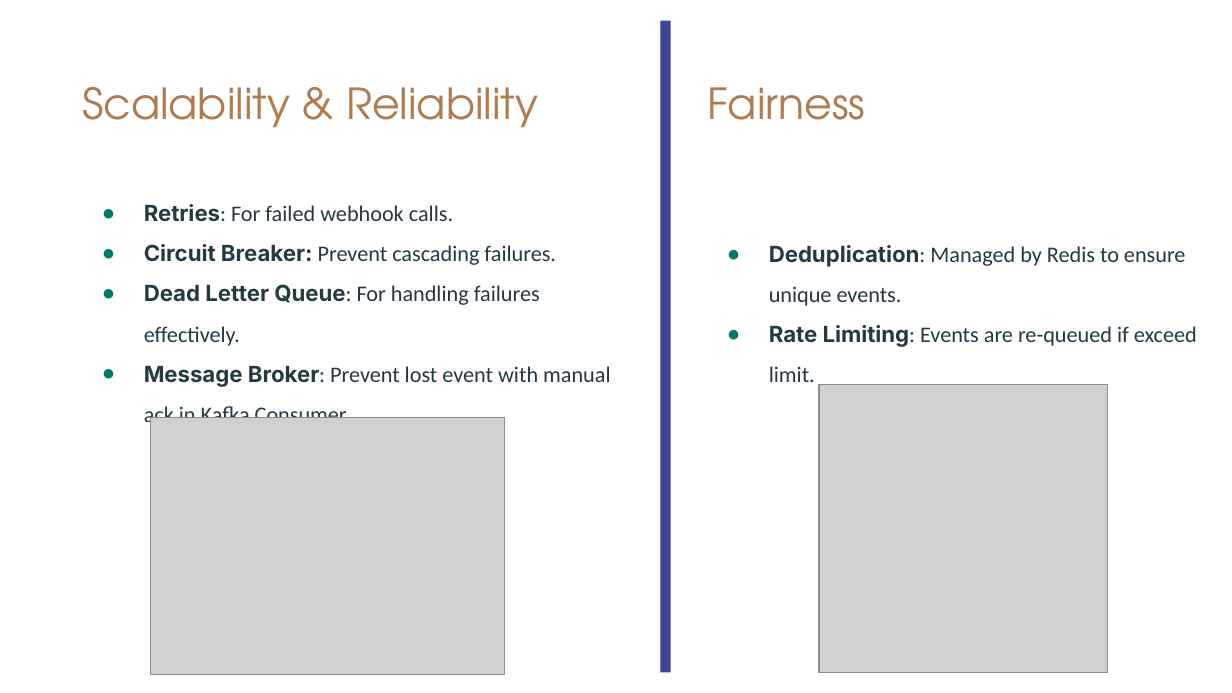
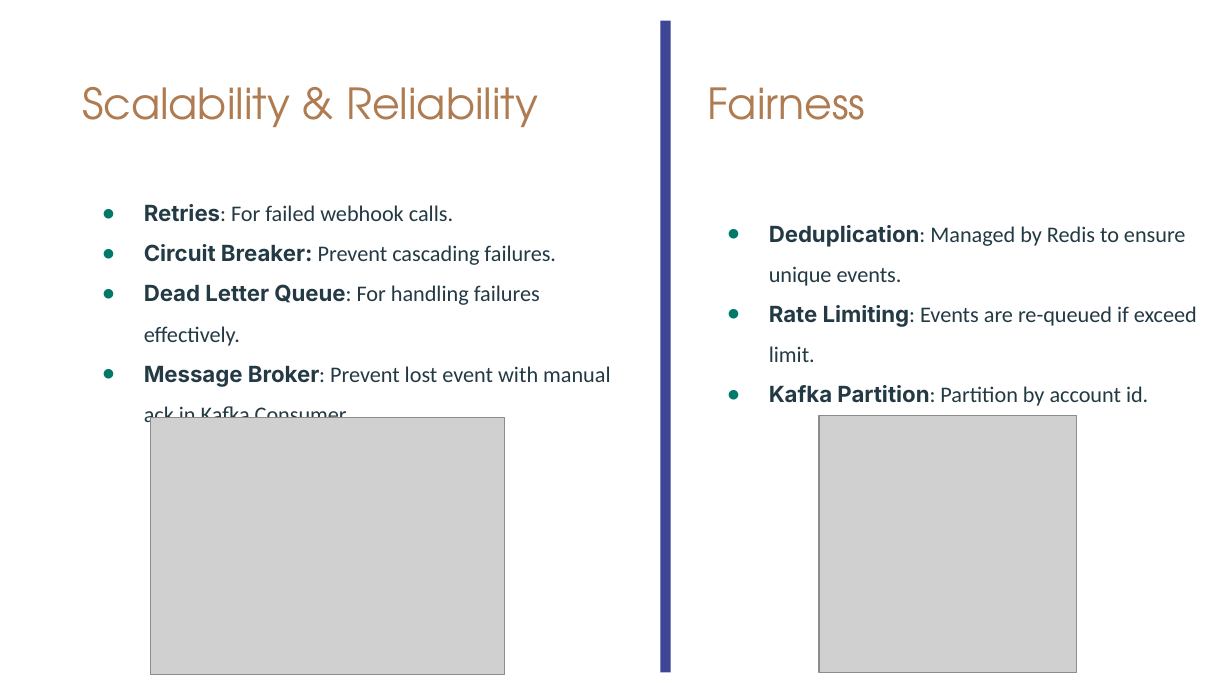
Before and after one commit to long-lehoang/event-processing-fairness, a slide deck: slide 5 of docs/Webhook Notifier Event Processing Solution.pptx. Drawn at 1232x693 pixels with LibreOffice and Linux fonts; fonts in the diff are those of the drawing; grey boxes stand for pictures. Boxes give left, top, right and bottom in pixels: in the first picture for what was removed or moved away, otherwise in the second. Text is boxed around its words. In the diff, an @@ line names an element or a change of style, - is before the commit and + after.

Commit message:
config kafka partition by account_id

```diff
--- a/docs/Webhook Notifier Event Processing Solution.pptx
+++ b/docs/Webhook Notifier Event Processing Solution.pptx
@@ text "Deduplication: Managed by Redis to ...": place and size @@
-text "Deduplication: Managed by Redis to ..." at [769,245,1197,382]
+text "Deduplication: Managed by Redis to ..." at [769,225,1197,406]
@@ text at [769,385,1148,406]: paragraph added @@
+● Kafka Partition: Partition by account id.
@@ picture: place and size @@
-picture at [819,384,1108,673]
+picture at [819,415,1077,673]
```
Also in this commit, not shown: 1 other slide changed, 15 other files.
